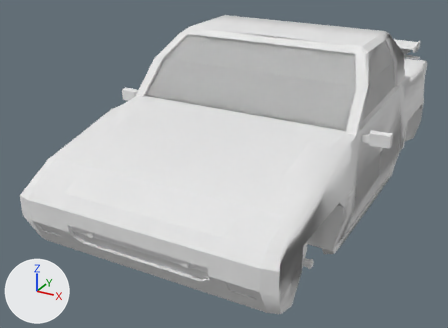
Renders of the OBJ model mccore/src/main/resources/assets/ivv/objmodels/vehicles/axolotl.obj from each side of a commit.
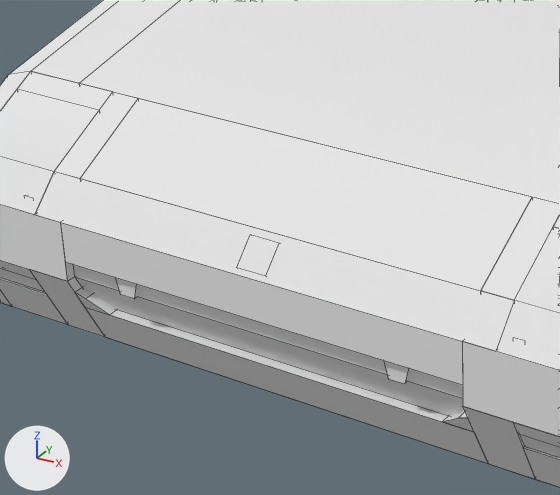
The first picture shows the older version from a 50 mm camera at (2.52, -6.73, 2.94) aimed at (-0.27, -1.66, 0.4). The close-ups show both versions on the part from 10% to 54% of the width and 41% to 94% of the height of that picture; other places that the commit changed are outside them. The lights are fixed; the arrows at lower left show +X, +Y and +Z. The close-ups show mesh edges as thin lines. Where no turn or scale is listed for an object, it has been applied to the vertices. Vertices at the same position are counted once.

Before the edit, the objects in view are built like this:
```python
me_cube = bpy.data.meshes.new('cube')
me_cube.from_pydata(...)  # 843 vertices, 983 faces; spans x -1.2..1.2, y -3.55..0.91, z 0.03..1.65
me_cube.materials.append(mat_m_ea976a59_19ee_e69c_673b_bbe54bb452f3)  # white #e7e7e7
me_generic_ivvbumper_1 = bpy.data.meshes.new('generic_ivvbumper_1')
me_generic_ivvbumper_1.from_pydata(...)  # 16 vertices, 12 faces; spans x -0.477..0.477, y -3.531..-3.5, z 0.453..0.516
me_generic_ivvbumper_1.materials.append(mat_m_ea976a59_19ee_e69c_673b_bbe54bb452f3)  # white #e7e7e7
me_hood = bpy.data.meshes.new('hood')
me_hood.from_pydata(...)  # 20 vertices, 17 faces; spans x -0.86..0.86, y -3.45..-2.19, z 0.7..1.06
me_hood.materials.append(mat_m_ea976a59_19ee_e69c_673b_bbe54bb452f3)  # white #e7e7e7
ob_cube = bpy.data.objects.new('cube', me_cube)
ob_cube.location = (0.0, 0.0, 0.0)
ob_generic_ivvbumper_1 = bpy.data.objects.new('generic_ivvbumper_1', me_generic_ivvbumper_1)
ob_generic_ivvbumper_1.location = (0.0, 0.0, 0.0)
ob_hood = bpy.data.objects.new('hood', me_hood)
ob_hood.location = (0.0, 0.0, 0.0)
# also in view: 'leftheadlightcase' at (0.89, -3.4, 0.74); 'rightheadlightcase' at (-0.89, -3.4, 0.74)
```
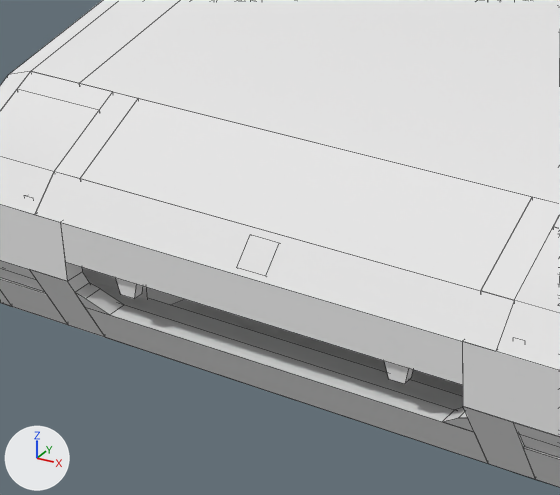
Changed parts and their boxes (x1, y1, x2, y2) in the close-ups (560 x 495 px):
part 1 of me_cube, deleted
    before: (74, 265, 465, 416)

Patch to the scene script:
```diff
--- a/mccore/src/main/resources/assets/ivv/objmodels/vehicles/axolotl.obj.py
+++ b/mccore/src/main/resources/assets/ivv/objmodels/vehicles/axolotl.obj.py
@@ me_cube @@
 me_cube.from_pydata(...)  # 843 vertices, 983 faces; spans x -1.2..1.2, y -3.55..0.91, z 0.03..1.65
 # used by ob_cube; location = (0.0, 0.0, 0.0)
+# me_cube part 1: the loose piece of 6 vertices spanning x -0.64..0.64, y -3.52..-3.46, z 0.34..0.52 is deleted
 me_cube.materials.append(mat_m_ea976a59_19ee_e69c_673b_bbe54bb452f3)
```
